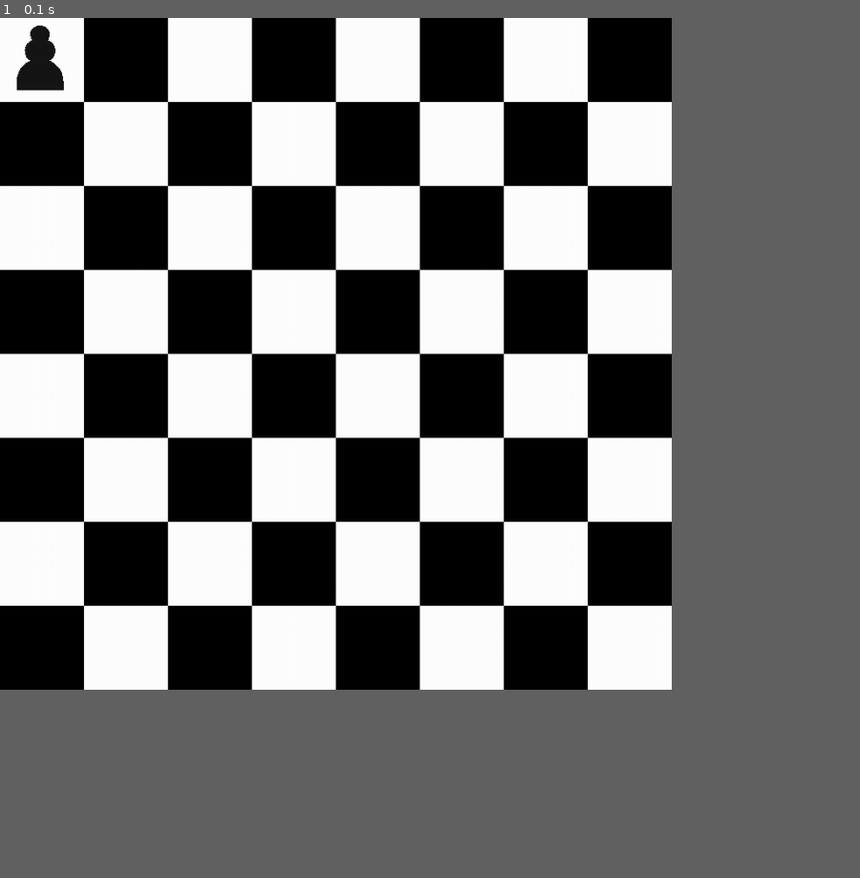
Above: before the commit, frame 1.
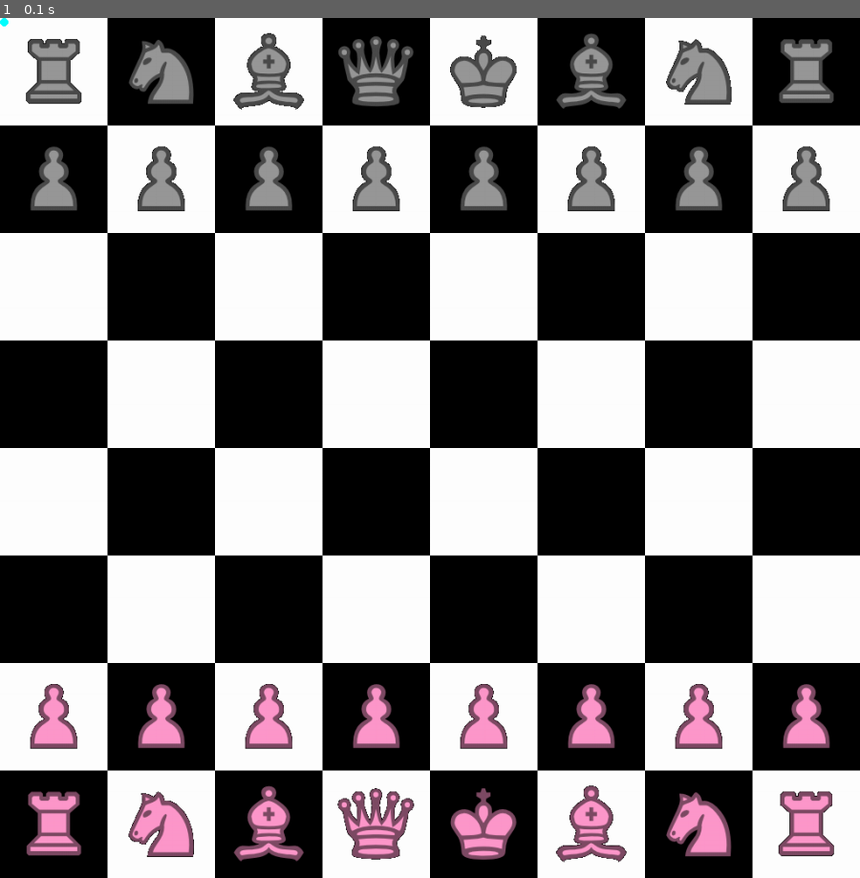
Above: after the commit, the same moment.

Repository: nicholasleexyz/pygame-chess
Game: pygame game, started from main.py
Two runs of this game, one before a commit and one after it. Both use one fixed random seed, a clock stepped at 60 frames per second and the inputs below.
Inputs:
- Up to frame 1 (0.1 s): no input
In our replay, the window is 703x703 before the commit and 900x900 after it. These sizes can differ from the game's own. Grey fills any space a smaller window leaves; there, only what the larger window draws over its background counts as a difference.

The runs differ from the first frame. In frame 1, 56% of the frame differs, in the area x 0-100%, y 0-100%.

Commit message:
Render Chess Pieces

Diff:
--- a/chess_pieces.py
+++ b/chess_pieces.py
@@ -5,14 +5,28 @@
     def __init__(self) -> None:
         sprite_sheet = pygame.image.load("chess.png")
 
-        def get_image() -> pygame.Surface:
+        def get_image(col: int, row: int) -> pygame.Surface:
             img = pygame.Surface((128, 128))
-            img.blit(sprite_sheet, (-16, -16), (0, 0, 128, 128))
+            x = col * 128
+            y = row * 128
+            img.blit(sprite_sheet, (0, 0), (x, y, x + 128, y + 128))
             img.set_colorkey((0, 0, 0))
             return img
 
-        self.dict = {"pawn_black": get_image()}
-        pass
+        self.dict = {
+            "pawn_black": get_image(0, 2),
+            "knight_black": get_image(1, 2),
+            "bishop_black": get_image(2, 2),
+            "rook_black": get_image(3, 2),
+            "queen_black": get_image(4, 2),
+            "king_black": get_image(5, 2),
+            "pawn_white": get_image(0, 4),
+            "knight_white": get_image(1, 4),
+            "bishop_white": get_image(2, 4),
+            "rook_white": get_image(3, 4),
+            "queen_white": get_image(4, 4),
+            "king_white": get_image(5, 4),
+        }
 
     def draw(self, key: str) -> pygame.Surface:
         return self.dict[key]
--- /dev/null
+++ b/colors.py
@@ -0,0 +1,3 @@
+BLACK = (0, 0, 0)
+WHITE = (255, 255, 255)
+CYAN = (0, 255, 255)
--- a/main.py
+++ b/main.py
@@ -1,15 +1,56 @@
-# Example file showing a basic pygame "game loop"
 import pygame
 from checkerboard import CheckerBoard
 from chess_pieces import ChessPieces
+import colors
 
-# pygame setup
+# NOTE:
+# - [ x ] render every chess piece
+# - [ ] chess piece behavior
+# - [ ]
+
 pygame.init()
-screen = pygame.display.set_mode((800, 800))
+
+screen = pygame.display.set_mode((128 * 8, 128 * 8))
+pygame.display.set_caption("Chess")
+
 clock = pygame.time.Clock()
 running = True
-graphic_checkerboard = CheckerBoard(100)
+
+graphic_checkerboard = CheckerBoard(128)
 graphic_chess_pieces = ChessPieces()
+
+piece_placement = {
+    "pawn_black": [
+        (0, 1),
+        (1, 1),
+        (2, 1),
+        (3, 1),
+        (4, 1),
+        (5, 1),
+        (6, 1),
+        (7, 1),
+    ],
+    "queen_black": [(3, 0)],
+    "king_black": [(4, 0)],
+    "bishop_black": [(2, 0), (5, 0)],
+    "knight_black": [(1, 0), (6, 0)],
+    "rook_black": [(0, 0), (7, 0)],
+    "pawn_white": [
+        (0, 6),
+        (1, 6),
+        (2, 6),
+        (3, 6),
+        (4, 6),
+        (5, 6),
+        (6, 6),
+        (7, 6),
+    ],
+    "queen_white": [(3, 7)],
+    "king_white": [(4, 7)],
+    "bishop_white": [(2, 7), (5, 7)],
+    "knight_white": [(1, 7), (6, 7)],
+    "rook_white": [(0, 7), (7, 7)],
+}
 
 while running:
     # poll for events
@@ -18,13 +59,26 @@
         if event.type == pygame.QUIT:
             running = False
 
+    mouse_pos = pygame.mouse.get_pos()
+
     # fill the screen with a color to wipe away anything from last frame
     screen.fill("purple")
 
+    ####
     # RENDER YOUR GAME HERE
 
     screen.blit(graphic_checkerboard.draw(), (0, 0))
-    screen.blit(graphic_chess_pieces.draw("pawn_black"), (0, 0))
+
+    scale = 128
+    for key in piece_placement:
+        for places in piece_placement[key]:
+            pos = (places[0] * scale, places[1] * scale)
+            screen.blit(graphic_chess_pieces.draw(key), pos)
+
+    # draw a circle at mouse cursor position
+    pygame.draw.circle(screen, colors.CYAN, mouse_pos, 5)
+
+    ####
 
     # flip() the display to put your work on screen
     pygame.display.flip()
